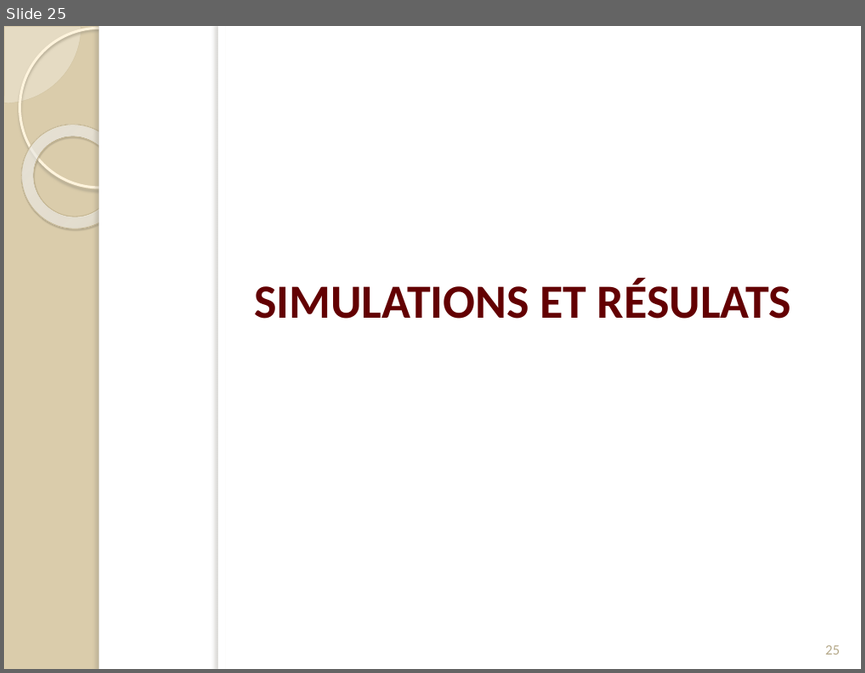
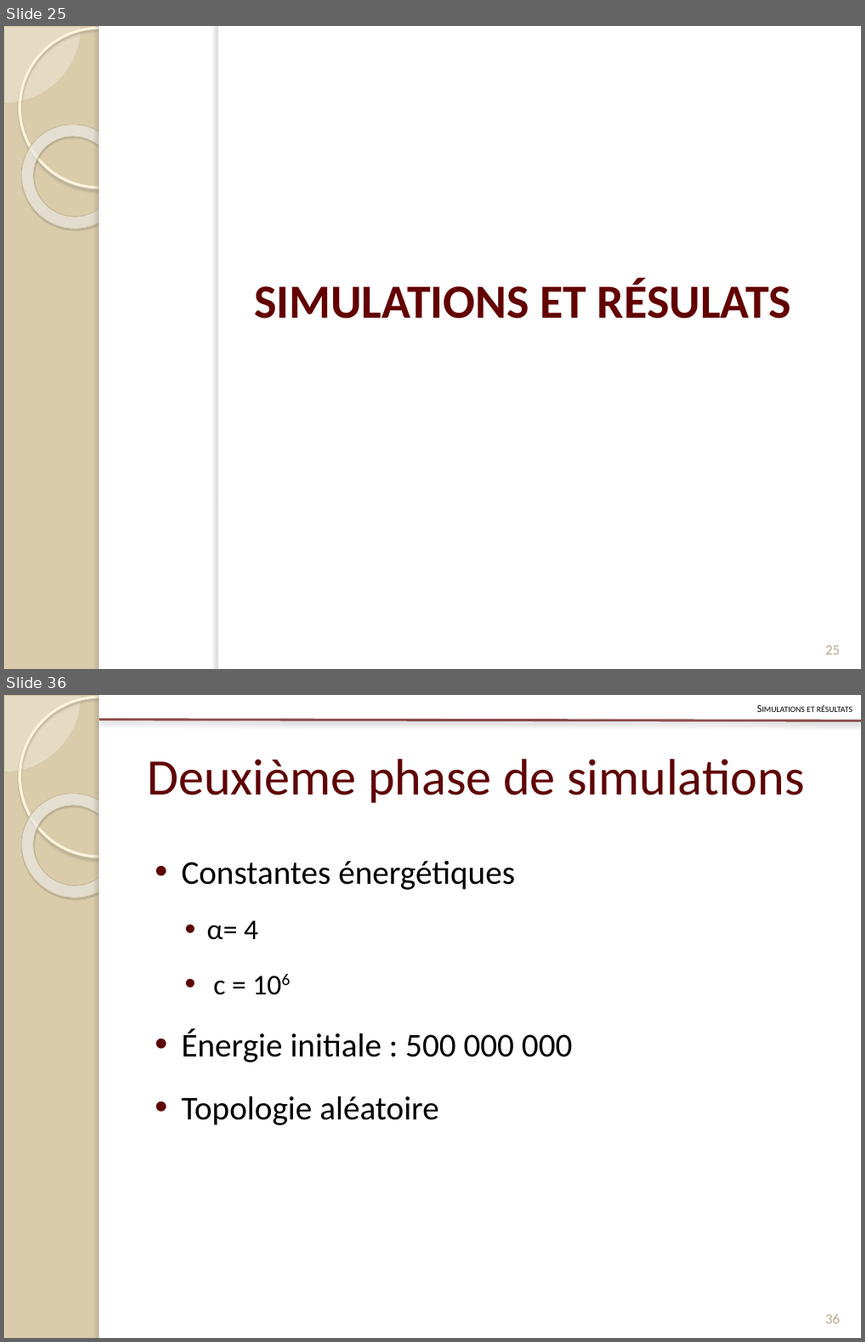
Before and after one commit to Patre/Energy-saving-in-sensors--networks, a slide deck: Redaction/Presentation/pres.pptx. Shown one above the other, each under a label of ours: slide 25 before the commit, slides 25 and 36 after it; the slides between them are not shown. The pictures are 865x673 and 865x1342 pixels, drawn with LibreOffice and Linux fonts; fonts in the diff are those of the drawing. Boxes give left, top, right and bottom in pixels: in the first picture for what was removed or moved away, otherwise in the second. Text is boxed around its words. In the diff, an @@ line names an element or a change of style, - is before the commit and + after.

```diff
--- a/Redaction/Presentation/pres.pptx
+++ b/Redaction/Presentation/pres.pptx
@@ slide 36 added at (4,695,861,1338), background #DACCAB; not listed: 5 template elements that a slide beside it also shows @@
@@ line added from (99, 720) to (861, 721), #5F0406 2 pt @@
@@ text added at (806,705,852,712), 8.8 pt, text #000000, small capitals @@
+Simulations et résultats
@@ title added at (147,759,804,803), 43 pt, text #5F0406 @@
+Deuxième phase de simulations
@@ text added at (182,861,573,1125), 28 pt, text #000000 @@
+• Constantes énergétiques
+  • α= 4
+  • c = 106
+• Énergie initiale : 500 000 000
+• Topologie aléatoire
@@ page number added at (825,1313,840,1323), 12 pt, text #B6A98A @@
+36
```
Also in this commit, not shown: 10 slides changed, 8 other slides added, 1 slide removed.
